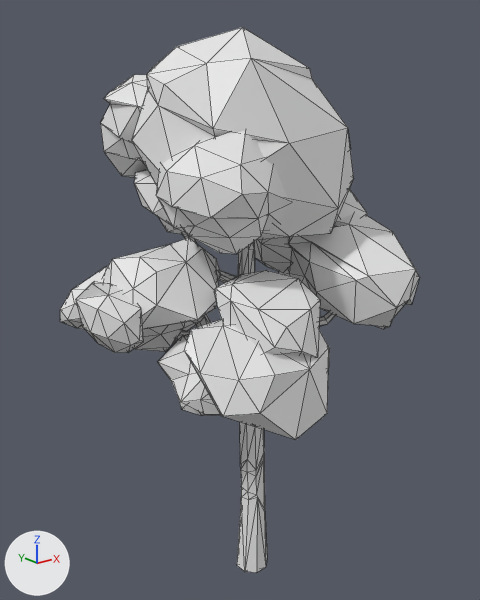
What one commit did to the glTF model resources/meshes/environments/birch_tree_00.gltf.
Both versions are drawn from a 50 mm camera at (-5.94, -7.11, 7.44) aimed at (0.18, 0.54, 4.39). Every picture has the same lights, and +X, +Y and +Z are marked at lower left. Mesh edges are drawn as thin lines. Where no turn or scale is listed for an object, it has been applied to the vertices. Vertices at the same position are counted once.

In view in the first picture: 'PP_Birch_Tree_05.001'.
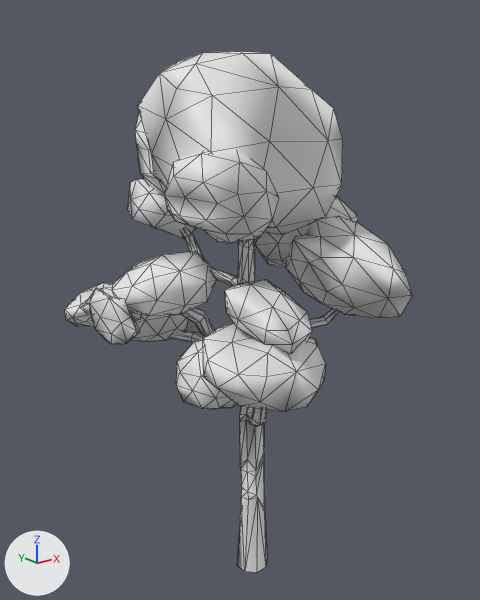
Where the change shows, as pixel boxes [x1, y1, x2, y2] in the pictures (480 x 600 px; the box of a moved part takes in the faces that stretch with it):
'PP_Birch_Tree_05.001', reshaped: before [60, 27, 420, 573]; after [65, 51, 413, 573]
part 1 of me_scene_1809, moved or reshaped: before [60, 27, 420, 440]; after [65, 51, 413, 411]

The change, as a list of edits to the scene's bpy script:
```text
Change me_scene_1809:
    used by ob_pp_birch_tree_05_001; location = (0.0, 0.0, 0.0)
    remove me_scene_1809.from_pydata(...)  # 788 vertices, 1520 faces; spans x -2.39..2.6, y -1.67..2.67, z 0.0..8.25
    add me_scene_1809.from_pydata(...)  # 788 vertices, 1514 faces; spans x -2.32..2.47, y -1.56..2.12, z 0.0..7.98
    me_scene_1809 part 1: 512 of 788 vertices moved; they spanned x -2.39..2.6, y -1.67..2.67, z 3.23..8.25 and now span x -2.32..2.47, y -1.56..2.12, z 3.32..7.98; mean shift (0.0, -0.05, -0.04); largest move (0.78, 1.9, 7.03) -> (0.48, 1.09, 6.71)
    me_scene_1809 part 2: the surface is now shaded smooth
```
